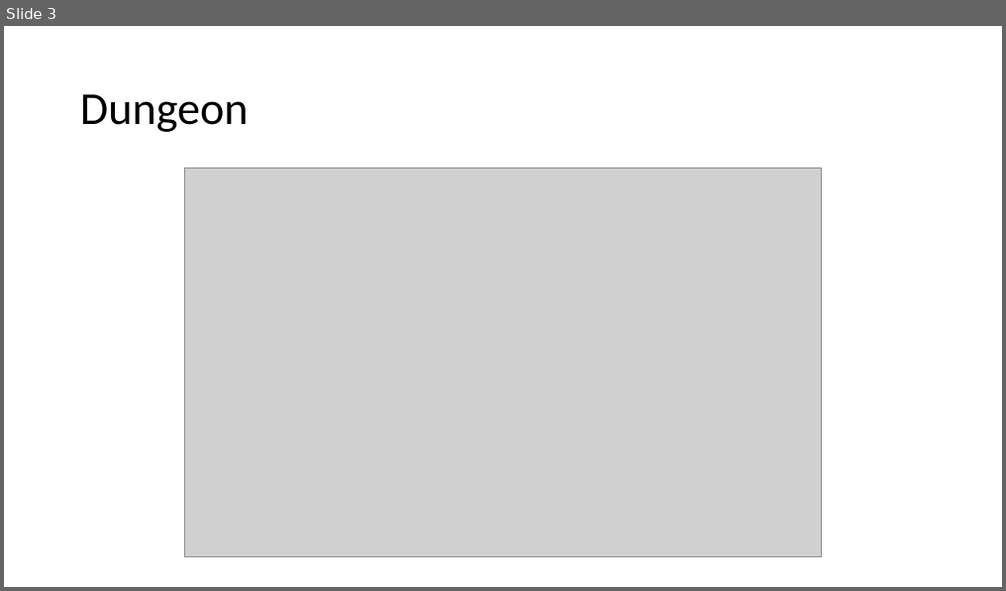
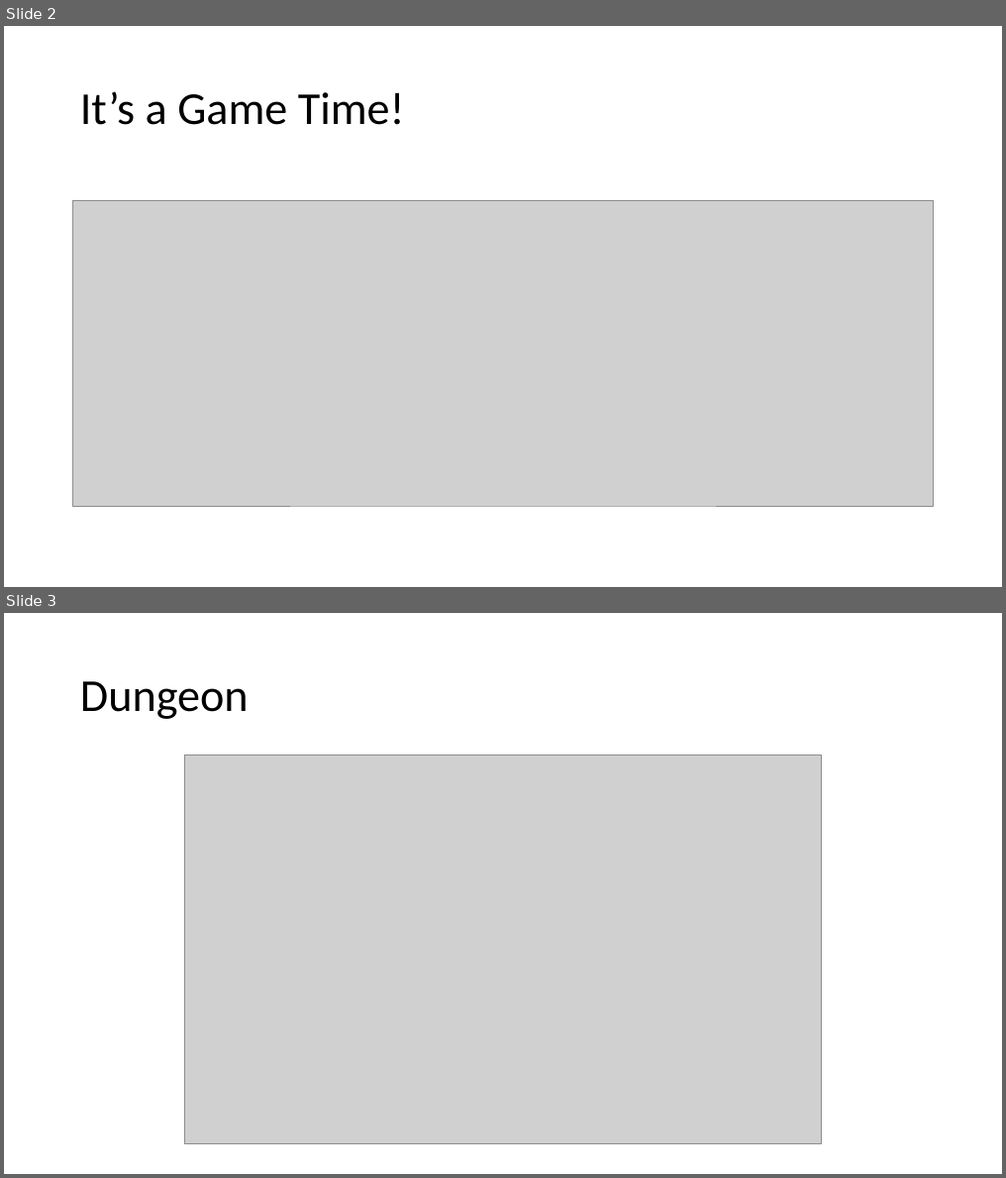
Before and after one commit to edvalin/story, a slide deck: Team Day Learning.pptx. Shown one above the other, each under a label of ours: slide 3 before the commit, slides 2 and 3 after it. The pictures are 1006x591 and 1006x1178 pixels, drawn with LibreOffice and Linux fonts; fonts in the diff are those of the drawing; grey boxes stand for pictures. Boxes give left, top, right and bottom in pixels: in the first picture for what was removed or moved away, otherwise in the second. Text is boxed around its words. In the diff, an @@ line names an element or a change of style, - is before the commit and + after.

```diff
--- a/Team Day Learning.pptx
+++ b/Team Day Learning.pptx
@@ slide 2 added at bbox=[4, 26, 1002, 587], background #FFFFFF @@
@@ title added at bbox=[80, 91, 405, 125], 44 pt, text #000000 @@
+It’s a Game Time!
@@ picture added at bbox=[73, 201, 934, 506] @@
```
Also in this commit, not shown: 3 slides changed, 8 other slides added, 3 slides removed, 7 other files.
